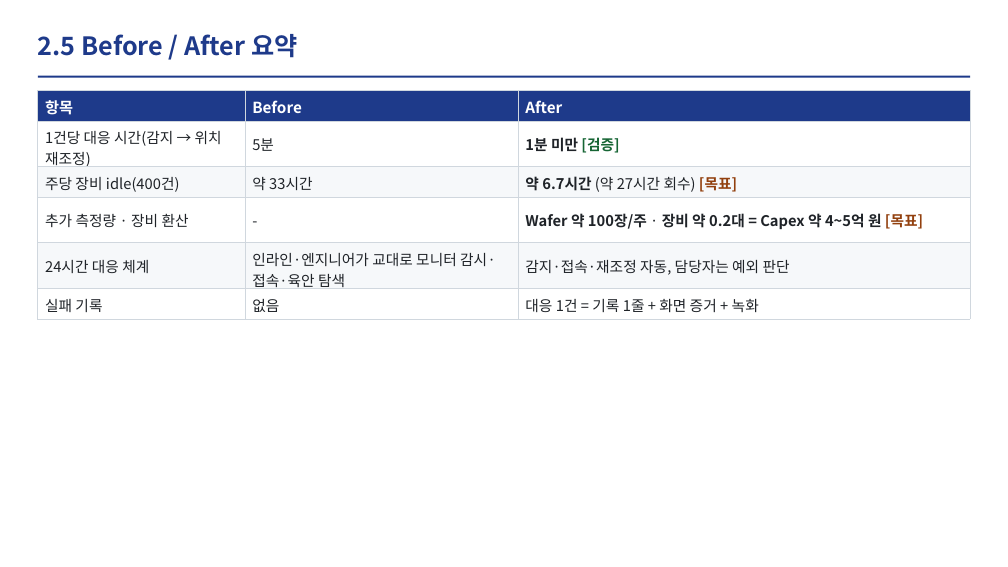
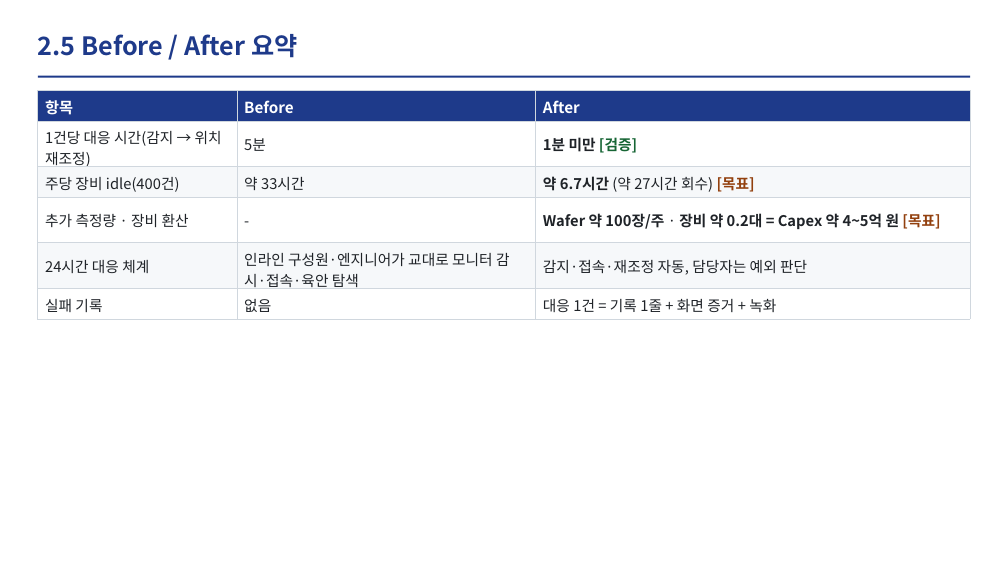
Before and after one commit to DarrenKoi/auto_recipe_creator, a slide deck: slide 6 of docs/project_progress/img/07/07_slides.pptx. Drawn at 1008x567 pixels with LibreOffice and Linux fonts; fonts in the diff are those of the drawing. Boxes give left, top, right and bottom in pixels: in the first picture for what was removed or moved away, otherwise in the second. Text is boxed around its words. In the diff, an @@ line names an element or a change of style, - is before the commit and + after.

```diff
--- a/docs/project_progress/img/07/07_slides.pptx
+++ b/docs/project_progress/img/07/07_slides.pptx
@@ table at bbox=[38, 91, 970, 316] @@
-row 5, column 2: 인라인·엔지니어가 교대로 모니터 감시·접속·육안 탐색
+row 5, column 2: 인라인 구성원·엔지니어가 교대로 모니터 감시·접속·육안 탐색
```
Also in this commit, not shown: 8 other slides changed, 8 other files.
